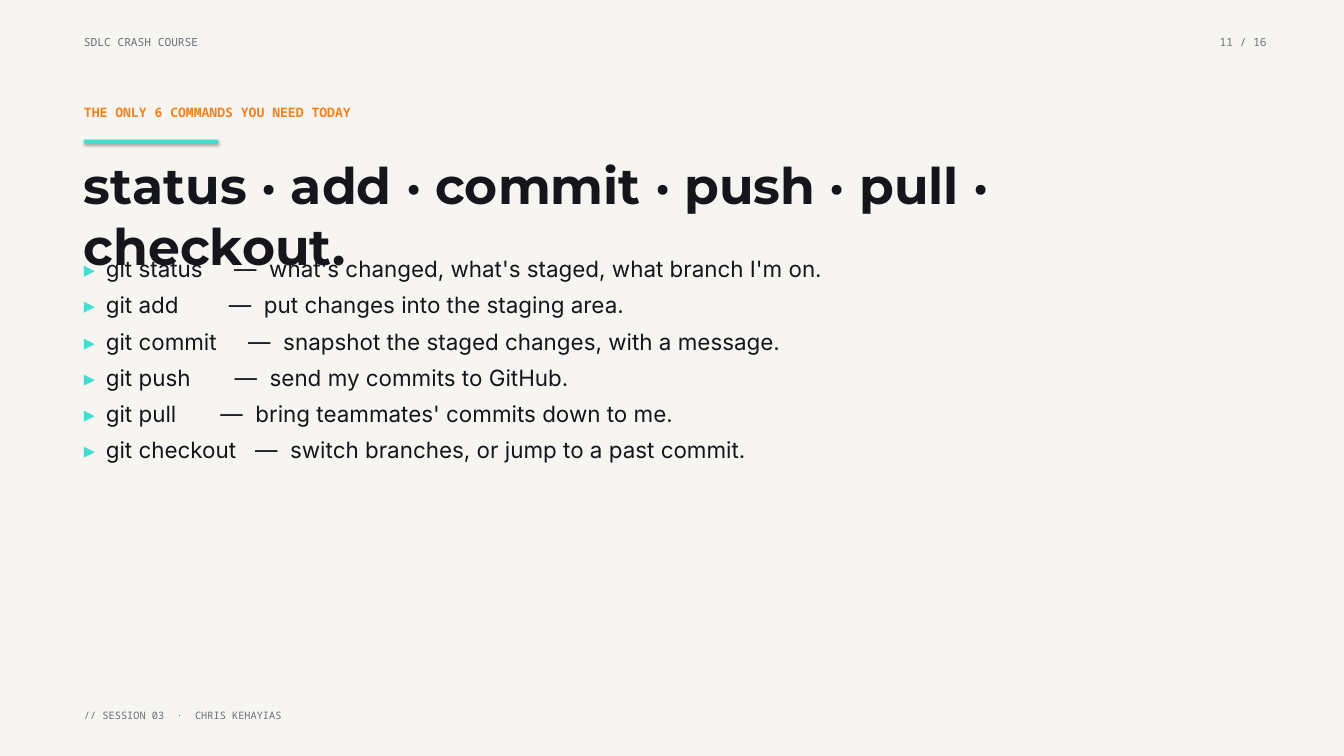
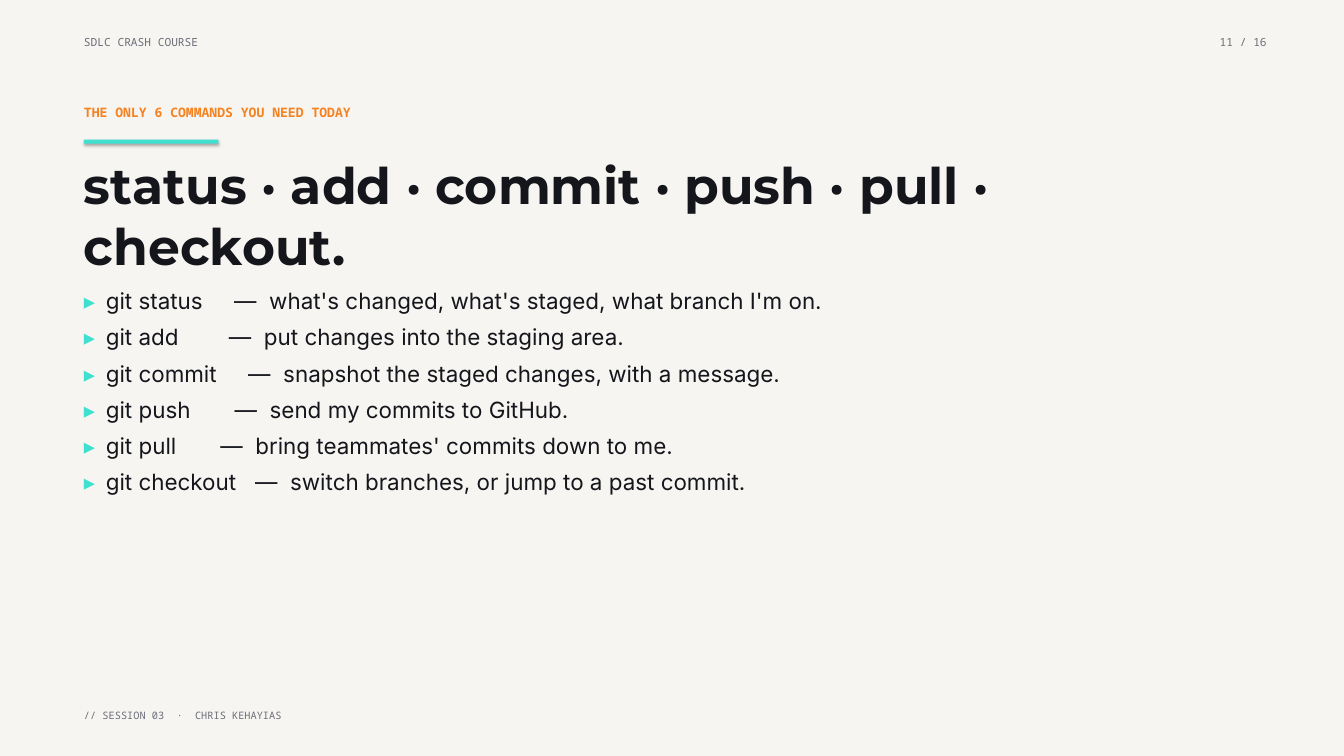
Before and after one commit to chriskehayias/ContextEngineering, a slide deck: slide 12 of schedule/03-sdlc-crash-course/03-sdlc-crash-course.pptx (slide 11 before the commit). Drawn at 1344x756 pixels with LibreOffice and Linux fonts; fonts in the diff are those of the drawing. Boxes give left, top, right and bottom in pixels: in the first picture for what was removed or moved away, otherwise in the second. Text is boxed around its words. In the diff, an @@ line names an element or a change of style, - is before the commit and + after.

```diff
--- a/schedule/03-sdlc-crash-course/03-sdlc-crash-course.pptx
+++ b/schedule/03-sdlc-crash-course/03-sdlc-crash-course.pptx
@@ text "▸ git status — what's ...": place and size @@
-text "▸ git status — what's ..." at [106,258,822,463]
+text "▸ git status — what's ..." at [106,292,822,495]
```
Also in this commit, not shown: 9 other slides changed, 1 slide added, 4 other files.
